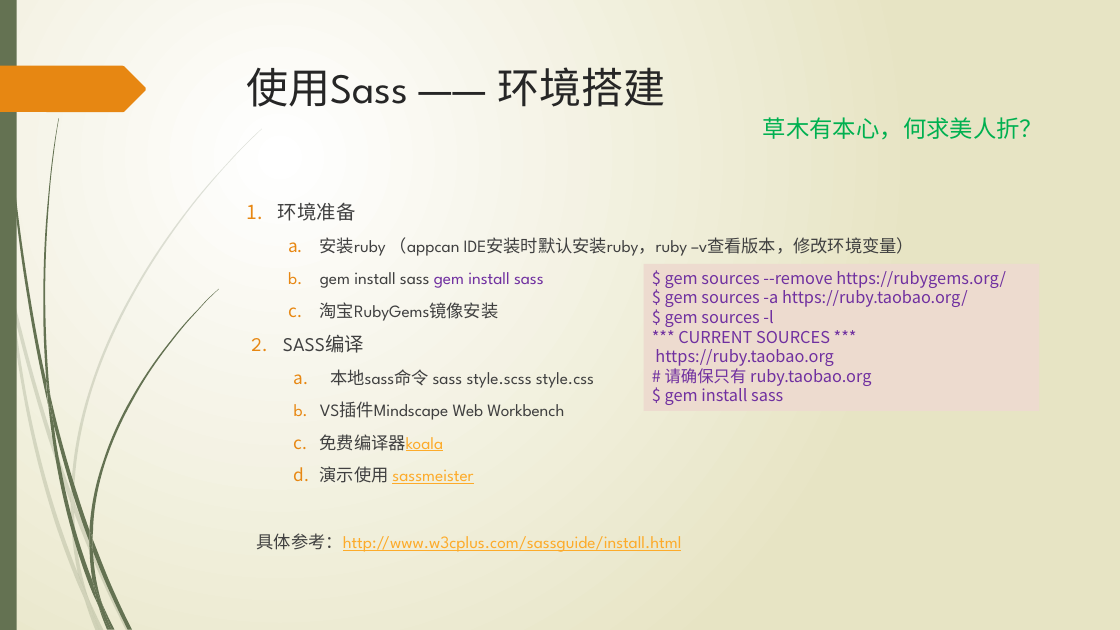
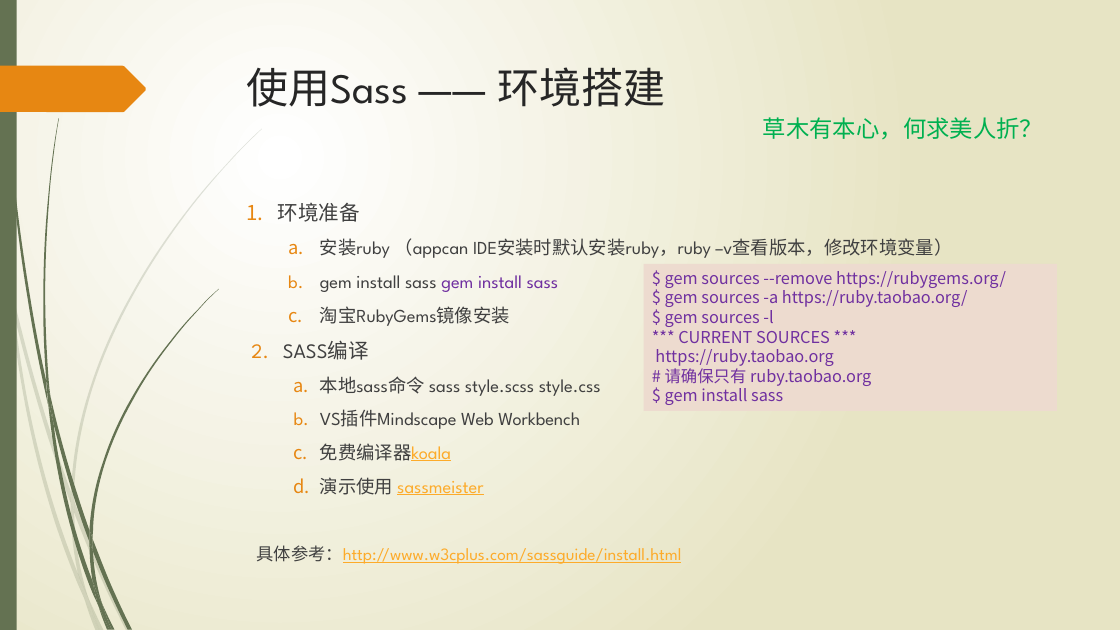
Before and after one commit to wangweihui/sassdemo, a slide deck: slide 6 of SASS愈行愈远.pptx. Drawn at 1120x630 pixels with LibreOffice and Linux fonts; fonts in the diff are those of the drawing. Boxes give left, top, right and bottom in pixels: in the first picture for what was removed or moved away, otherwise in the second. Text is boxed around its words. In the diff, an @@ line names an element or a change of style, - is before the commit and + after.

```diff
--- a/SASS愈行愈远.pptx
+++ b/SASS愈行愈远.pptx
@@ text at <box>278,203,952,495</box>: size 16.6 to 17.6 pt in "环境准备", "SASS编译"; size 14.8 to 15.7 pt in "安装ruby （appcan IDE安装时默认安装ruby，ruby –v查看版本，修改环境变量）", "gem install sass gem install sass", "淘宝RubyGems镜像安装", "本地sass命令 sass style.scss style.css" and 3 more places @@
@@ rectangle "$ gem sources --remove https://rubygems.org/": place and size @@
-rectangle "$ gem sources --remove https://rubygems.org/" at <box>644,264,1039,411</box>
+rectangle "$ gem sources --remove https://rubygems.org/" at <box>644,264,1057,411</box>
```
Also in this commit, not shown: 3 other slides changed, 2 slides added, 1 other file.
